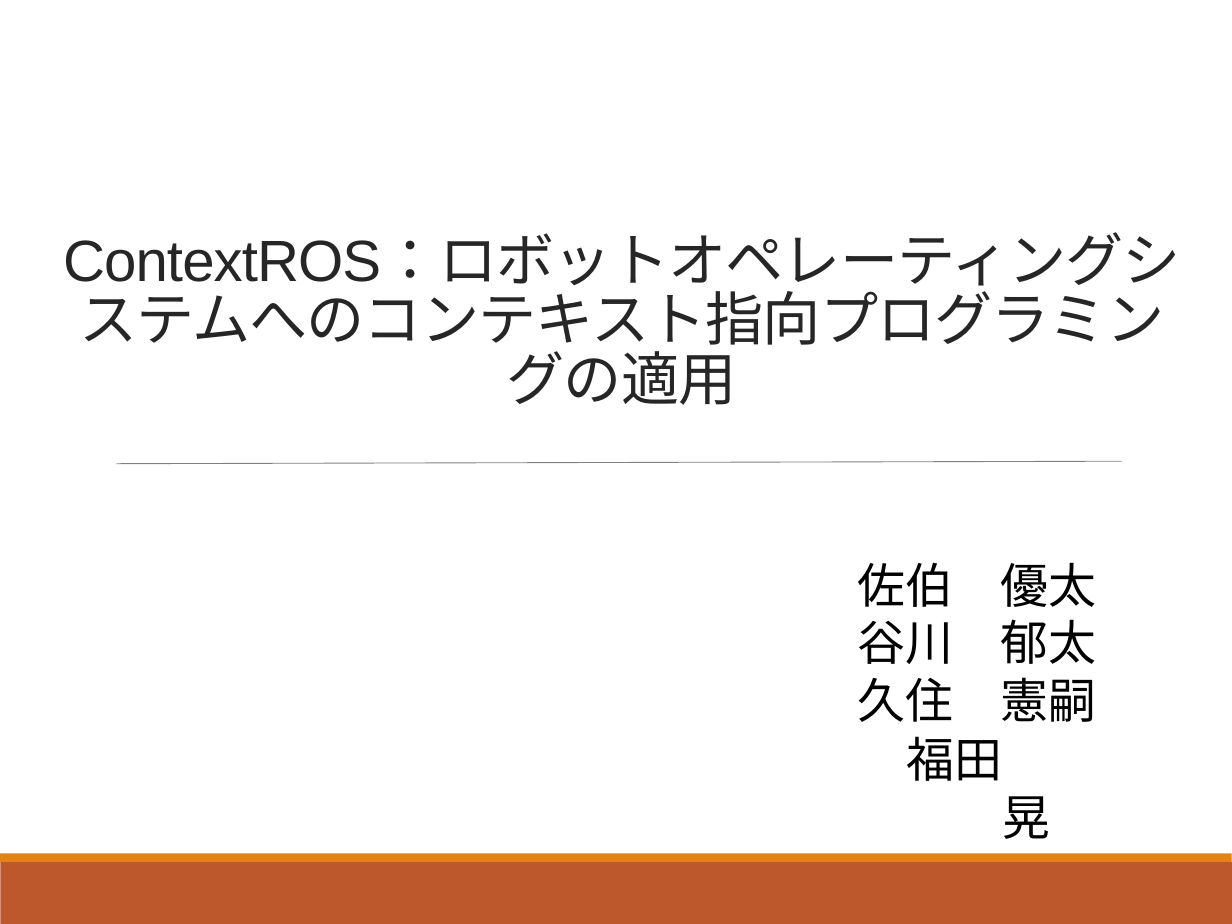
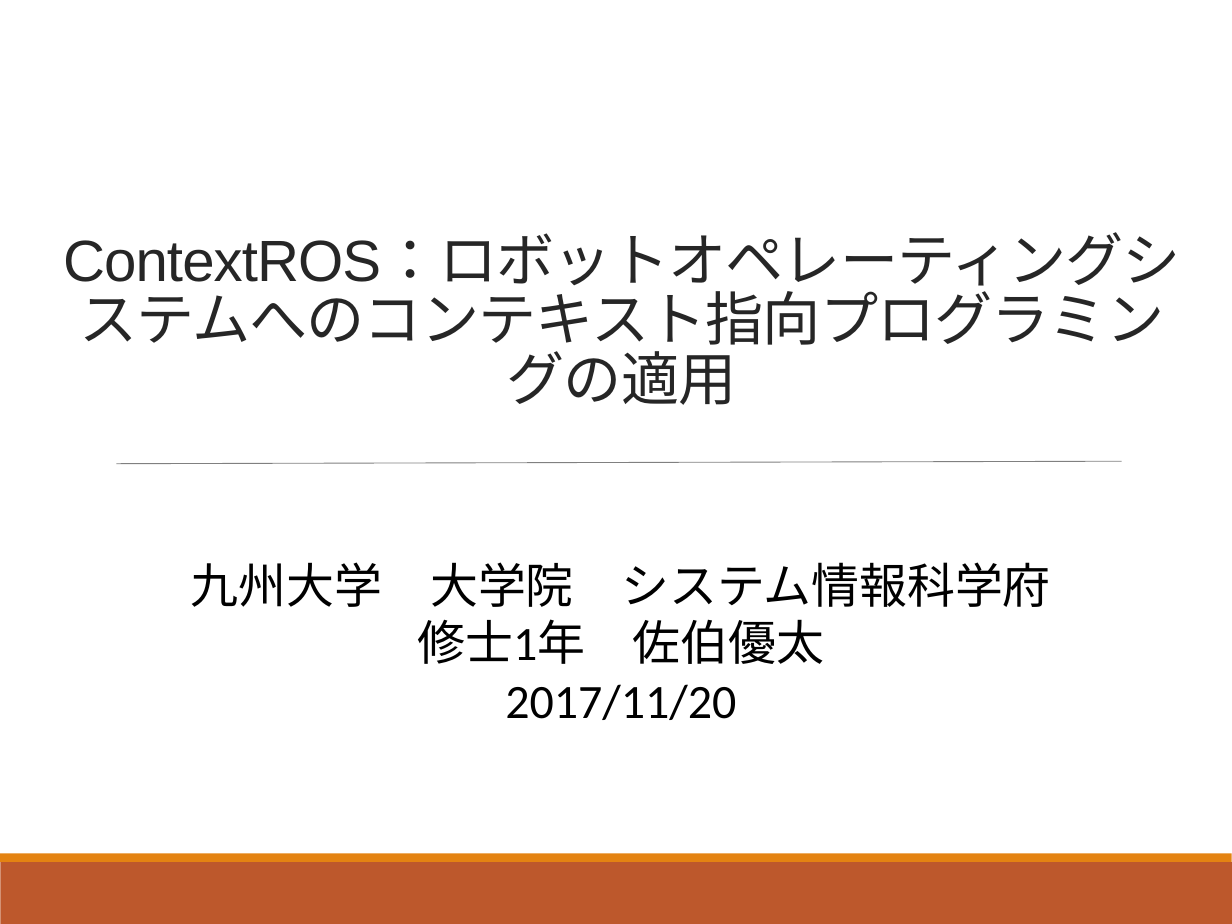
Before and after one commit to Saeki1120/Document, a slide deck: slide 1 of FLS/1120/ContextROS.pptx. Drawn at 1232x924 pixels with LibreOffice and Linux fonts; fonts in the diff are those of the drawing. Boxes give left, top, right and bottom in pixels: in the first picture for what was removed or moved away, otherwise in the second. Text is boxed around its words. In the diff, an @@ line names an element or a change of style, - is before the commit and + after.

```diff
--- a/FLS/1120/ContextROS.pptx
+++ b/FLS/1120/ContextROS.pptx
@@ text at box(191, 562, 1051, 720): text changed @@
-佐伯 優太
-谷川 郁太
-久住 憲嗣
+九州大学 大学院 システム情報科学府
+修士1年 佐伯優太
+2017/11/20
@@ text removed at box(907, 736, 1050, 839) @@
-福田 晃
```
Also in this commit, not shown: 2 other slides changed, 17 slides added.
